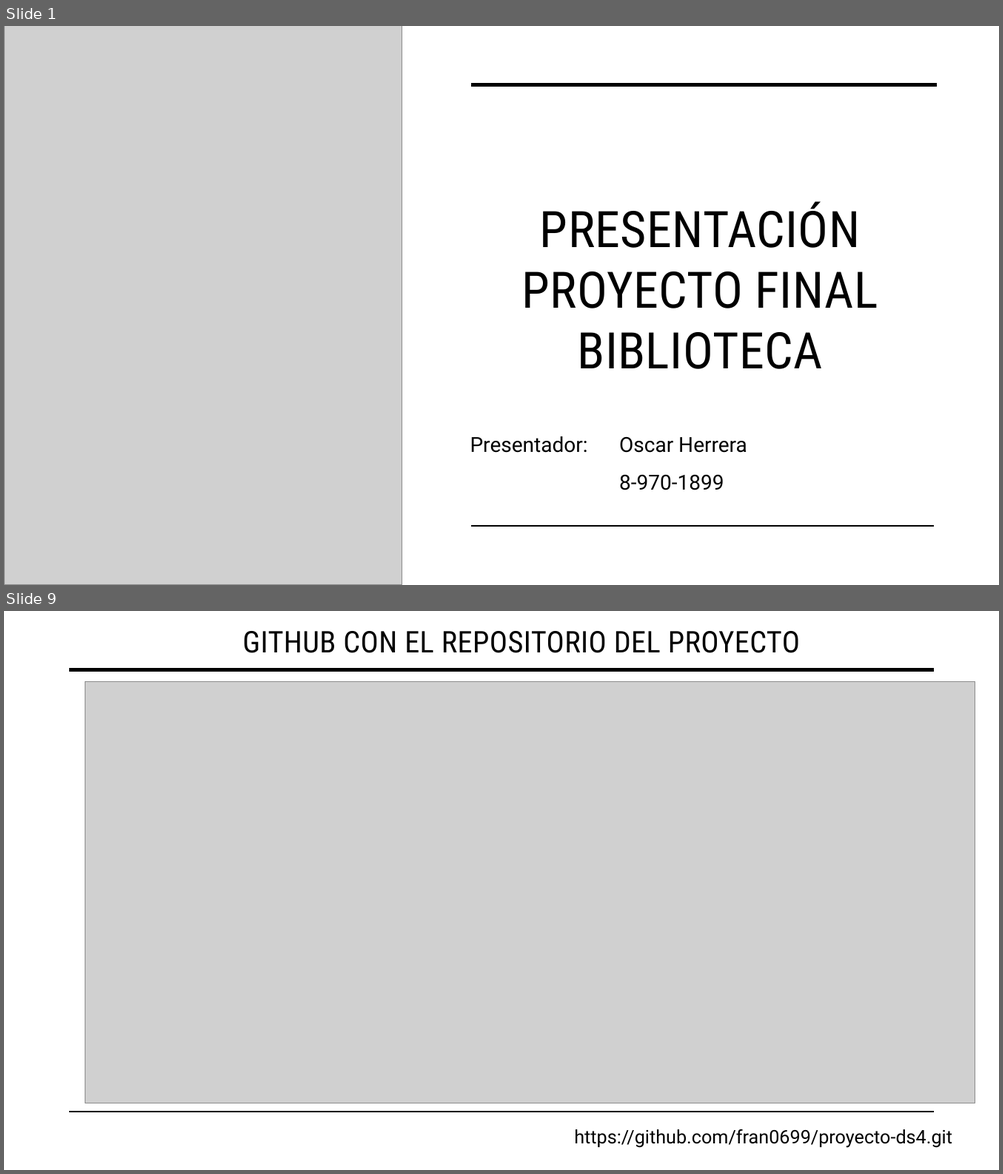
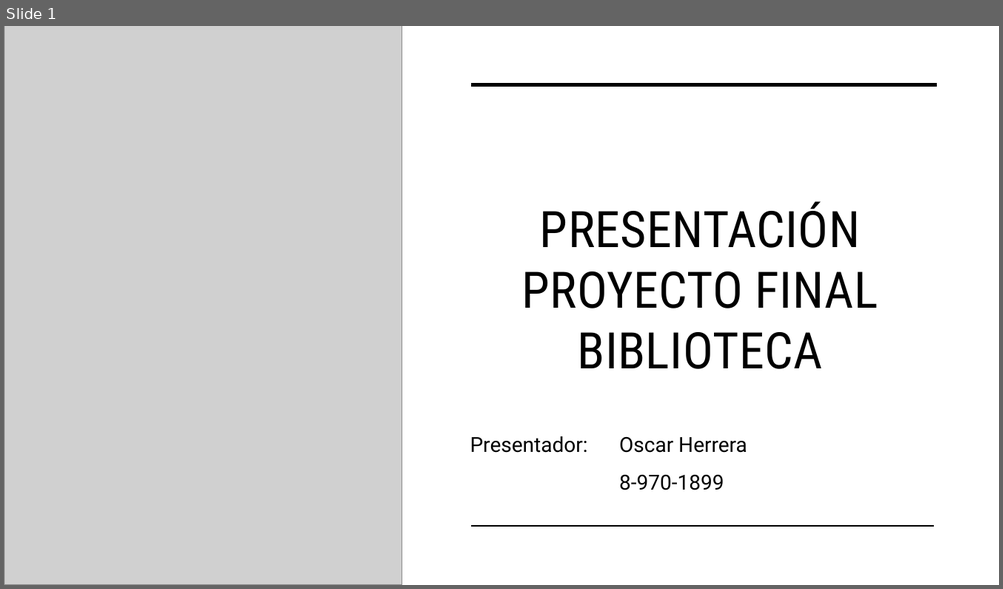
Before and after one commit to OscarH-13/Proyectos-DS4, a slide deck: ProyectoFinal.v2/Presentacion proyecto final ds4.pptx. Shown one above the other, each under a label of ours: slides 1 and 9 before the commit, slide 1 after it; the slides between them are not shown. The pictures are 1003x1174 and 1003x589 pixels, drawn with LibreOffice and Linux fonts; fonts in the diff are those of the drawing; grey boxes stand for pictures. Boxes give left, top, right and bottom in pixels: in the first picture for what was removed or moved away, otherwise in the second. Text is boxed around its words. In the diff, an @@ line names an element or a change of style, - is before the commit and + after.

Commit message:
update presentacion

```diff
--- a/ProyectoFinal.v2/Presentacion proyecto final ds4.pptx
+++ b/ProyectoFinal.v2/Presentacion proyecto final ds4.pptx
@@ slide 9 removed at [4, 611, 999, 1170], background #FFFFFF @@
@@ title removed at [242, 631, 800, 653] @@
-GITHUB CON EL REPOSITORIO DEL PROYECTO
@@ line removed from (70, 670) to (933, 670) @@
@@ picture removed at [85, 682, 976, 1103] @@
@@ line removed from (70, 1113) to (933, 1113) @@
@@ text removed at [574, 1130, 952, 1148] @@
-https://github.com/fran0699/proyecto-ds4.git
```
Also in this commit, not shown: 7 slides changed, 1 slide added.
